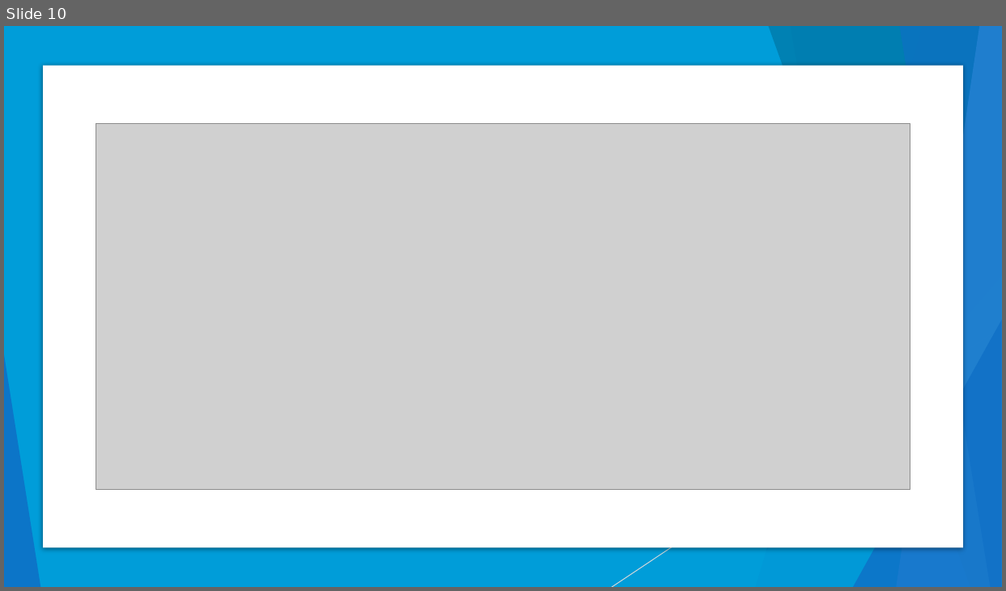
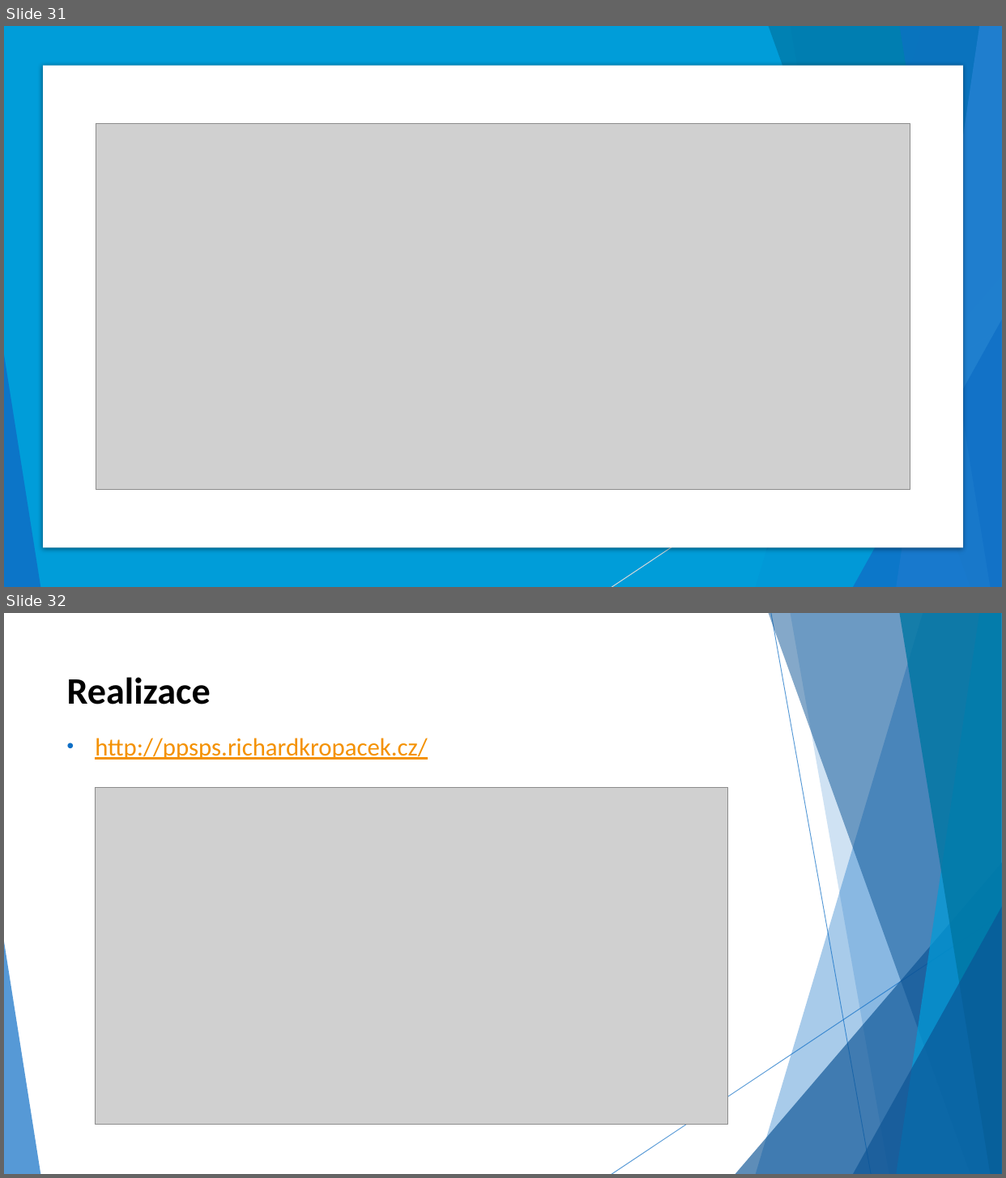
Before and after one commit to Kropi11/Maturitni-zkouska, a slide deck: Dlouhodoba maturitni prace/DMP-prezentace.pptx. Shown one above the other, each under a label of ours: slide 10 before the commit, slides 31 and 32 after it. The pictures are 1006x591 and 1006x1178 pixels, drawn with LibreOffice and Linux fonts; fonts in the diff are those of the drawing; grey boxes stand for pictures. Boxes give left, top, right and bottom in pixels: in the first picture for what was removed or moved away, otherwise in the second. Text is boxed around its words. In the diff, an @@ line names an element or a change of style, - is before the commit and + after.

```diff
--- a/Dlouhodoba maturitni prace/DMP-prezentace.pptx
+++ b/Dlouhodoba maturitni prace/DMP-prezentace.pptx
@@ slide 32 added at box(4, 613, 1002, 1174), background #FFFFFF; not listed: 10 template elements that a slide beside it also shows @@
@@ title added at box(67, 677, 211, 705), 36 pt, text #000000, bold @@
+Realizace
@@ text added at box(95, 738, 427, 760), 24 pt, text #F49100, underline @@
+• http://ppsps.richardkropacek.cz/
@@ picture added at box(96, 787, 728, 1124) @@
@@ what was slide 10 is now slide 31 @@
```
Also in this commit, not shown: 27 other slides added, 4 slides removed.
